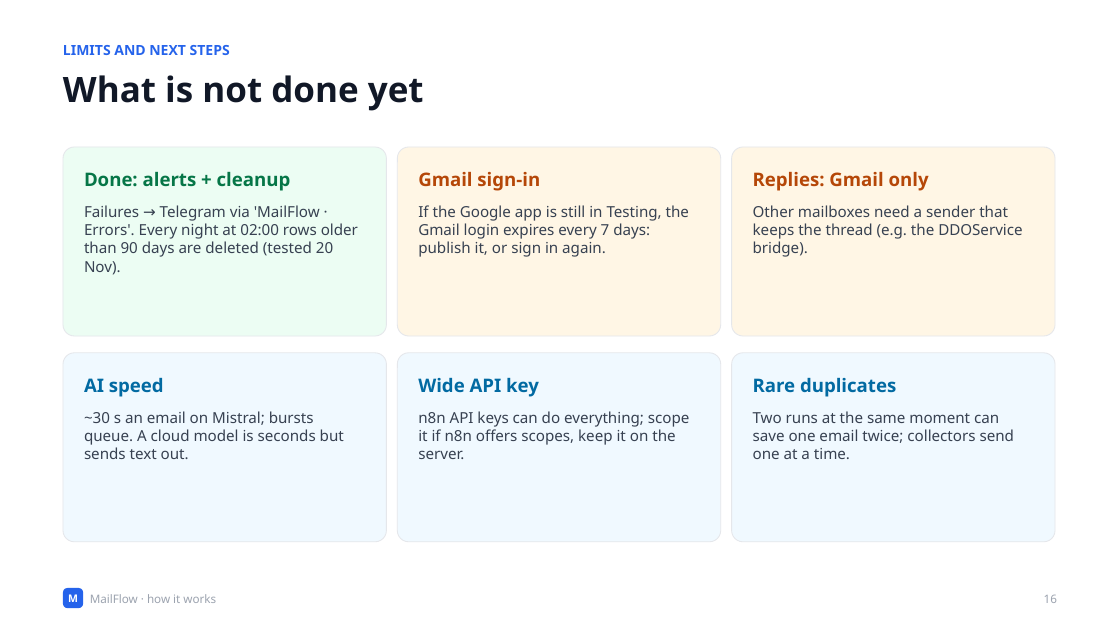
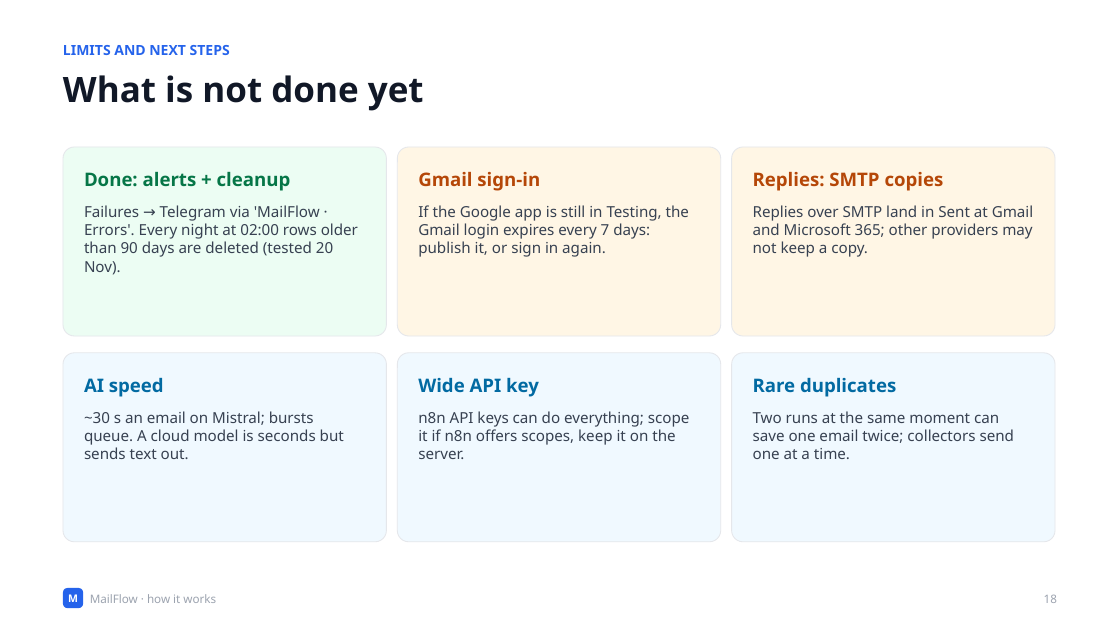
Before and after one commit to Olwethu-Dlamini/mailflow, a slide deck: slide 18 of deck/MailFlow-Technical.pptx (slide 16 before the commit). Drawn at 1120x630 pixels with LibreOffice and Linux fonts; fonts in the diff are those of the drawing. Boxes give left, top, right and bottom in pixels: in the first picture for what was removed or moved away, otherwise in the second. Text is boxed around its words. In the diff, an @@ line names an element or a change of style, - is before the commit and + after.

Commit message:
Decks: welcome page, Integrations and the security audit
- New screenshots: the welcome page and the Integrations 'AI that sorts' tab.
- Client deck (15 slides): the welcome page, Integrations; replies work from any mailbox with
  SMTP.
- Technical deck (18 slides): Integrations, and the audit: 0 confirmed findings, the 10 leads
  and how each was closed.

```diff
--- a/deck/MailFlow-Technical.pptx
+++ b/deck/MailFlow-Technical.pptx
@@ text at bbox=[753, 172, 944, 191]: text changed @@
-Replies: Gmail only
+Replies: SMTP copies
@@ text at bbox=[753, 205, 1033, 257]: text changed @@
-Other mailboxes need a sender that keeps the thread (e.g. the DDOService bridge).
+Replies over SMTP land in Sent at Gmail and Microsoft 365; other providers may not keep a copy.
```
Also in this commit, not shown: 5 other slides changed, 2 slides added, 7 other files.
